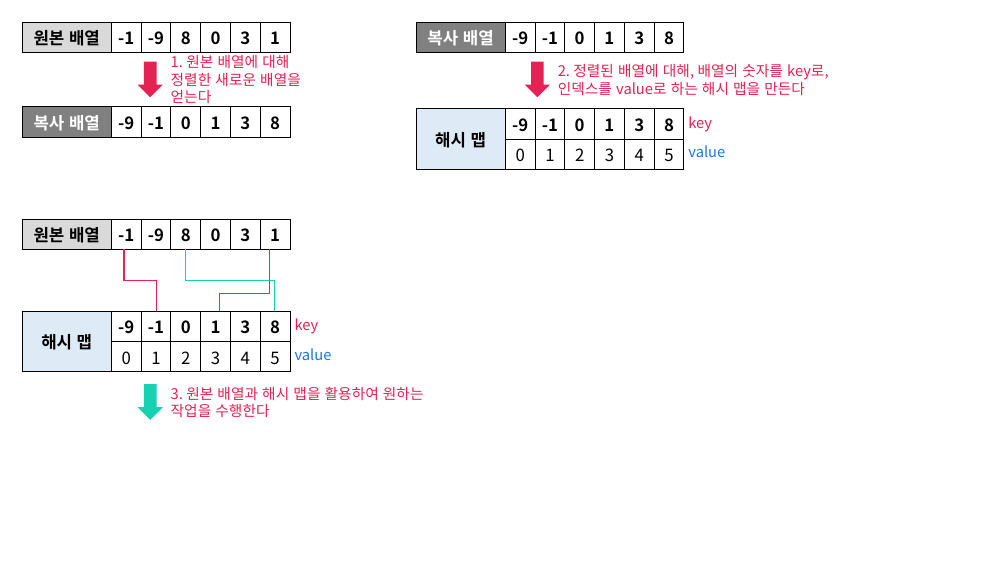
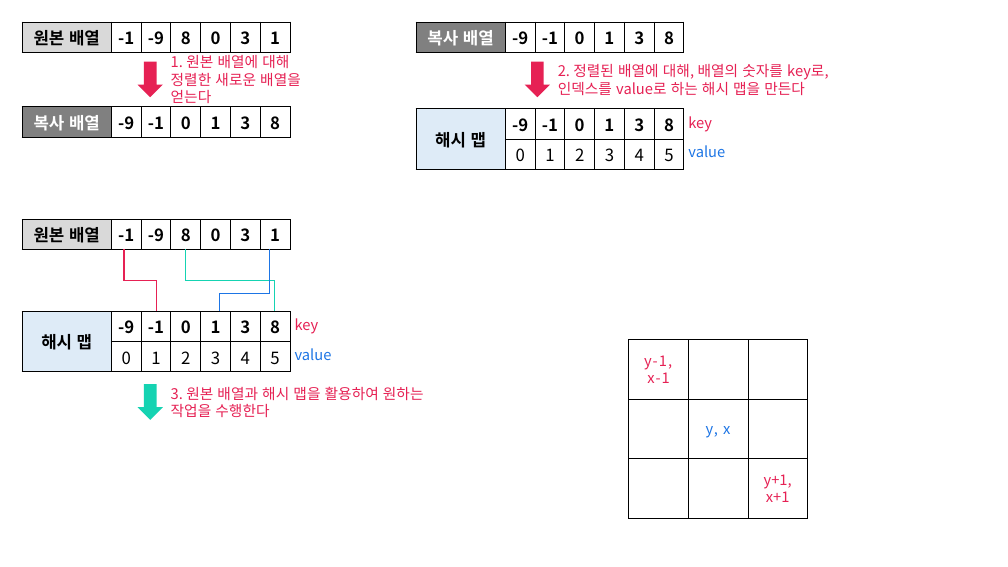
Before and after one commit to siwon-park/Algorithm-DataStructure, a slide deck: slide 20 of 99_PPT이미지/pptx.pptx. Drawn at 1008x567 pixels with LibreOffice and Linux fonts; fonts in the diff are those of the drawing. Boxes give left, top, right and bottom in pixels: in the first picture for what was removed or moved away, otherwise in the second. Text is boxed around its words. In the diff, an @@ line names an element or a change of style, - is before the commit and + after.

```diff
--- a/99_PPT이미지/pptx.pptx
+++ b/99_PPT이미지/pptx.pptx
@@ rectangle added at [629, 340, 689, 399], outline #000000 0.75 pt, 14 pt, text #E62154 @@
+y-1, x-1
@@ rectangle added at [689, 340, 749, 399], outline #000000 0.75 pt @@
@@ rectangle added at [748, 340, 808, 399], outline #000000 0.75 pt @@
@@ rectangle added at [629, 399, 689, 459], outline #000000 0.75 pt @@
@@ rectangle added at [689, 399, 749, 459], outline #000000 0.75 pt, 14 pt, text #1D75E5 @@
+y, x
@@ rectangle added at [748, 399, 808, 459], outline #000000 0.75 pt @@
@@ rectangle added at [629, 458, 689, 518], outline #000000 0.75 pt @@
@@ rectangle added at [689, 458, 749, 518], outline #000000 0.75 pt @@
@@ rectangle added at [748, 458, 808, 518], outline #000000 0.75 pt, 14 pt, text #E62154 @@
+y+1, x+1
```
Also in this commit, not shown: 1 other file.
